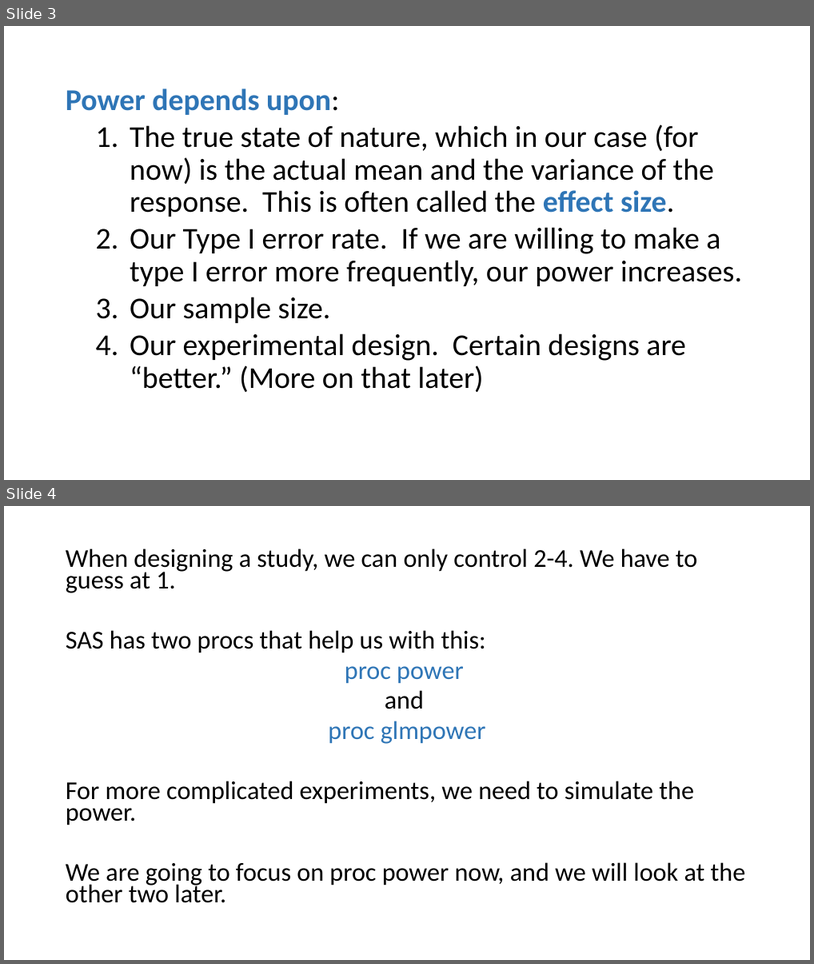
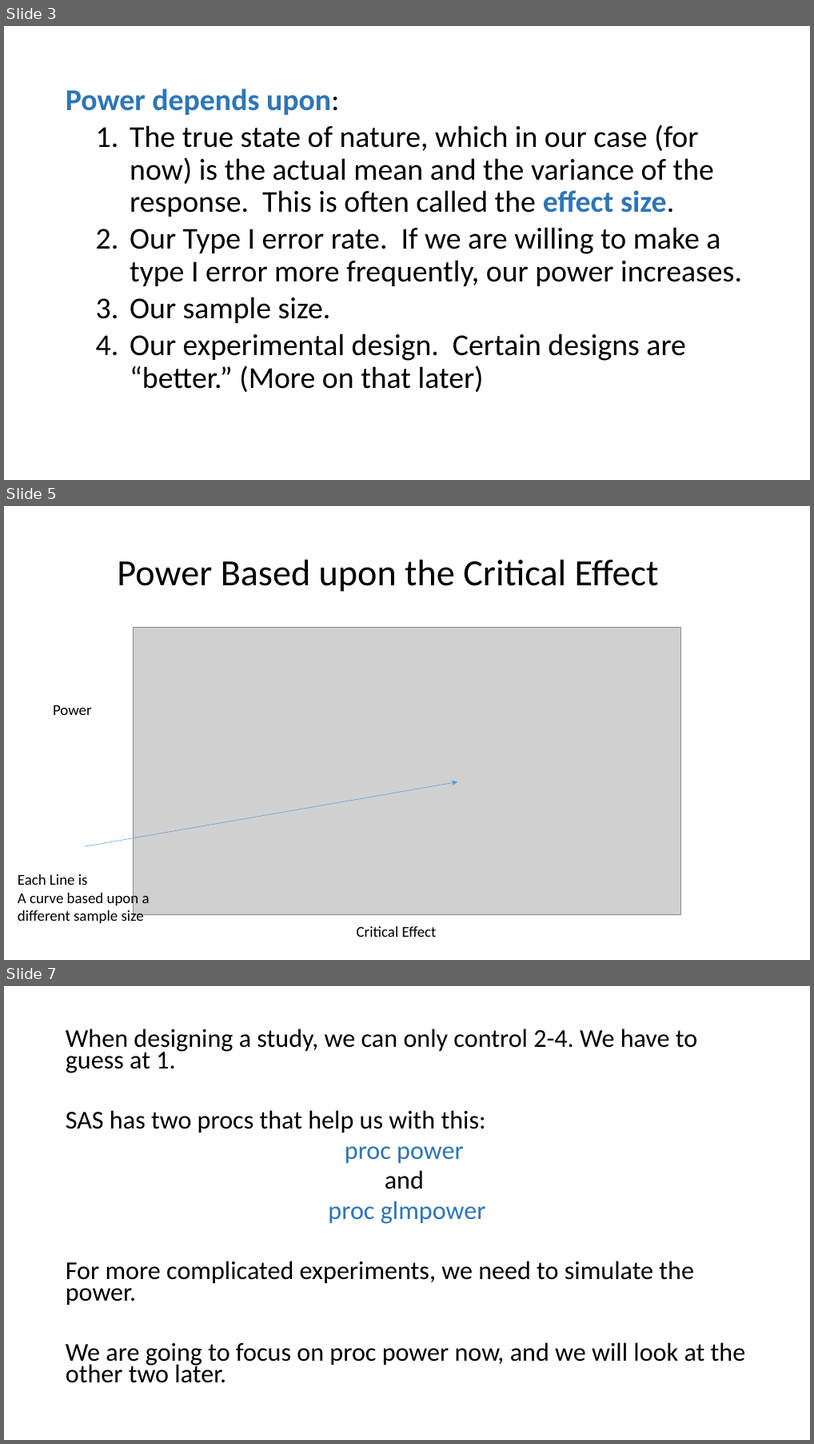
Before and after one commit to dhbrand/iaa_spring1_hw, a slide deck: d_of_e/slides/powerpoints/DOE Power-Ttests.pptx. Shown one above the other, each under a label of ours: slides 3 and 4 before the commit, slides 3, 5 and 7 after it; the slides between them are not shown. The pictures are 814x964 and 814x1444 pixels, drawn with LibreOffice and Linux fonts; fonts in the diff are those of the drawing; grey boxes stand for pictures. Boxes give left, top, right and bottom in pixels: in the first picture for what was removed or moved away, otherwise in the second. Text is boxed around its words. In the diff, an @@ line names an element or a change of style, - is before the commit and + after.

```diff
--- a/d_of_e/slides/powerpoints/DOE Power-Ttests.pptx
+++ b/d_of_e/slides/powerpoints/DOE Power-Ttests.pptx
@@ slide 5 added at bbox=[4, 506, 810, 960], background #FFFFFF @@
@@ title added at bbox=[117, 560, 659, 592], 44 pt, text #000000 @@
+Power Based upon the Critical Effect
@@ picture added at bbox=[133, 627, 682, 915] @@
@@ text added at bbox=[53, 705, 92, 715], 18 pt, text #000000 @@
+Power
@@ arrow added from (85, 847) to (458, 782), #5B9BD5 0.5 pt @@
@@ text added at bbox=[18, 874, 150, 923], 18 pt, text #000000 @@
+Each Line is
+A curve based upon a different sample size
@@ text added at bbox=[357, 926, 437, 936], 18 pt, text #000000 @@
+Critical Effect
@@ what was slide 4 is now slide 7 @@
```
Also in this commit, not shown: 2 other slides added, 9 other files.
